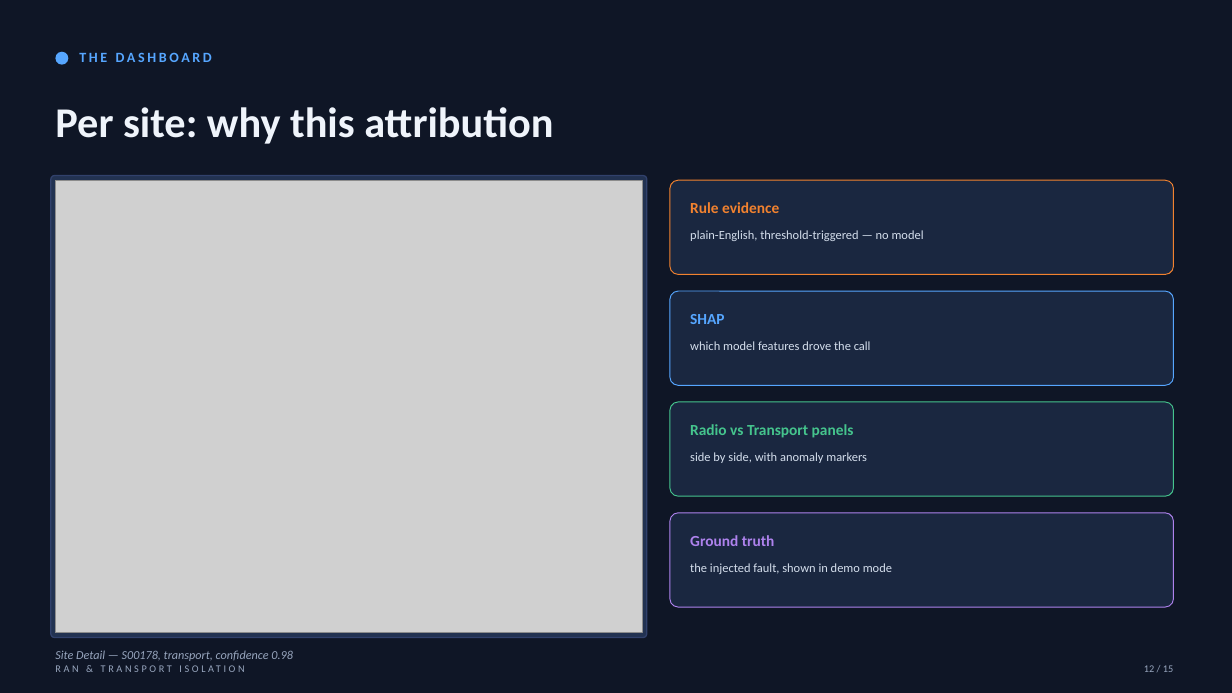
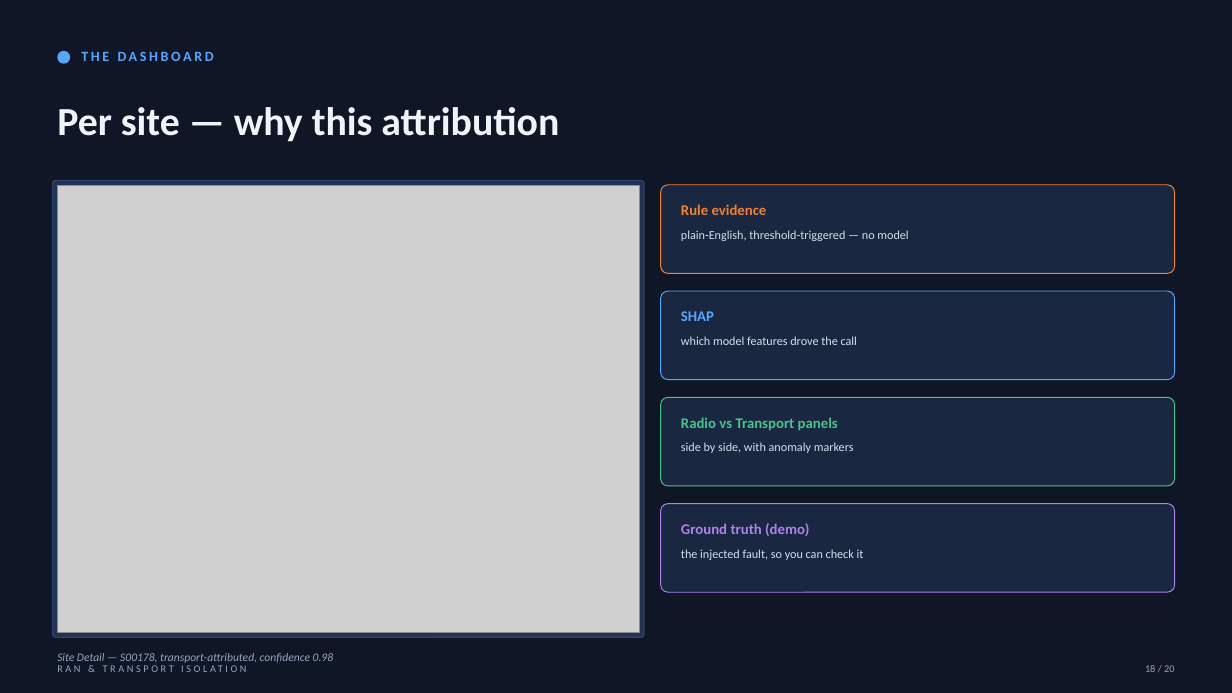
Before and after one commit to manjunathsept11/ran-transport-isolation, a slide deck: slide 18 of docs/RAN_Transport_Isolation.pptx (slide 12 before the commit). Drawn at 1232x693 pixels with LibreOffice and Linux fonts; fonts in the diff are those of the drawing; grey boxes stand for pictures. Boxes give left, top, right and bottom in pixels: in the first picture for what was removed or moved away, otherwise in the second. Text is boxed around its words. In the diff, an @@ line names an element or a change of style, - is before the commit and + after.

```diff
--- a/docs/RAN_Transport_Isolation.pptx
+++ b/docs/RAN_Transport_Isolation.pptx
@@ text at bbox=[57, 107, 559, 142]: text changed; size 33 to 31 pt @@
-Per site: why this attribution
+Per site — why this attribution
@@ rounded rectangle: place and size @@
-rounded rectangle at bbox=[51, 176, 647, 638]
+rounded rectangle at bbox=[53, 180, 644, 637]
@@ picture: place and size @@
-picture at bbox=[55, 180, 642, 633]
+picture at bbox=[57, 185, 640, 632]
@@ rounded rectangle: place and size @@
-rounded rectangle at bbox=[670, 180, 1174, 274]
+rounded rectangle at bbox=[661, 185, 1175, 274]
@@ text "Rule evidence": place and size @@
-text "Rule evidence" at bbox=[690, 202, 779, 213]
+text "Rule evidence" at bbox=[681, 204, 767, 215]
@@ text "plain-English, threshold-triggered — no model": place and size @@
-text "plain-English, threshold-triggered — no model" at bbox=[690, 230, 924, 241]
+text "plain-English, threshold-triggered — no model" at bbox=[681, 230, 908, 241]
@@ rounded rectangle: place and size @@
-rounded rectangle at bbox=[670, 291, 1174, 385]
+rounded rectangle at bbox=[661, 291, 1175, 380]
@@ text "SHAP": place and size @@
-text "SHAP" at bbox=[690, 314, 724, 324]
+text "SHAP" at bbox=[681, 311, 714, 321]
@@ text "which model features drove the ...": place and size @@
-text "which model features drove the ..." at bbox=[690, 341, 871, 350]
+text "which model features drove the ..." at bbox=[681, 336, 857, 345]
@@ rounded rectangle: place and size @@
-rounded rectangle at bbox=[670, 402, 1174, 496]
+rounded rectangle at bbox=[661, 397, 1175, 486]
@@ size 12 to 11.5 pt in 3 elements at bbox=[681, 204, 767, 215], bbox=[681, 311, 714, 321], bbox=[681, 417, 838, 431] @@
@@ text "Radio vs Transport panels": place and size @@
-text "Radio vs Transport panels" at bbox=[690, 424, 854, 438]
+text "Radio vs Transport panels" at bbox=[681, 417, 838, 431]
@@ size 9.7 to 9.5 pt in 3 elements at bbox=[681, 230, 908, 241], bbox=[681, 336, 857, 345], bbox=[681, 442, 854, 453] @@
@@ text "side by side, with anomaly ...": place and size @@
-text "side by side, with anomaly ..." at bbox=[690, 452, 867, 463]
+text "side by side, with anomaly ..." at bbox=[681, 442, 854, 453]
@@ proportions changed in 5 elements at bbox=[53, 180, 644, 637], bbox=[661, 185, 1175, 274], bbox=[661, 291, 1175, 380], bbox=[661, 397, 1175, 486], bbox=[661, 504, 1175, 592] @@
@@ rounded rectangle: place and size @@
-rounded rectangle at bbox=[670, 513, 1174, 607]
+rounded rectangle at bbox=[661, 504, 1175, 592]
@@ text at bbox=[681, 523, 809, 536]: text changed; size 12 to 11.5 pt @@
-Ground truth
+Ground truth (demo)
@@ text at bbox=[681, 549, 864, 560]: text changed; size 9.7 to 9.5 pt @@
-the injected fault, shown in demo mode
+the injected fault, so you can check it
@@ text "RAN & TRANSPORT ISOLATION" rewrapped from bbox=[164, 651, 213, 661] to bbox=[160, 653, 257, 663] @@
@@ text at bbox=[57, 653, 333, 663]: text changed; size 9.5 to 9 pt @@
-Site Detail — S00178, transport, confidence 0.98
+Site Detail — S00178, transport-attributed, confidence 0.98
@@ text at bbox=[1145, 665, 1174, 672]: text changed @@
-12 / 15
+18 / 20
```
Also in this commit, not shown: 12 other slides changed, 7 slides added, 2 slides removed, 2 other files.
